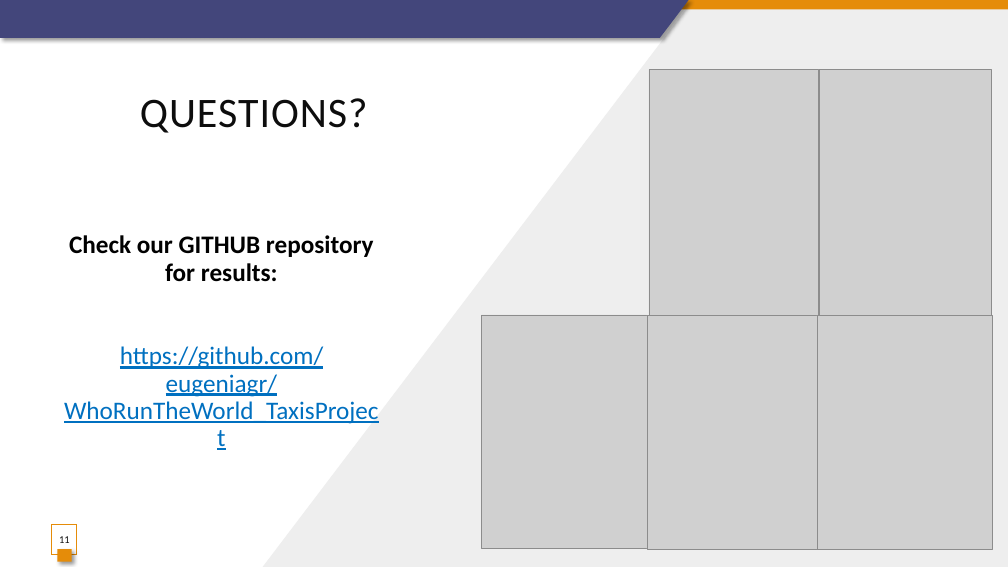
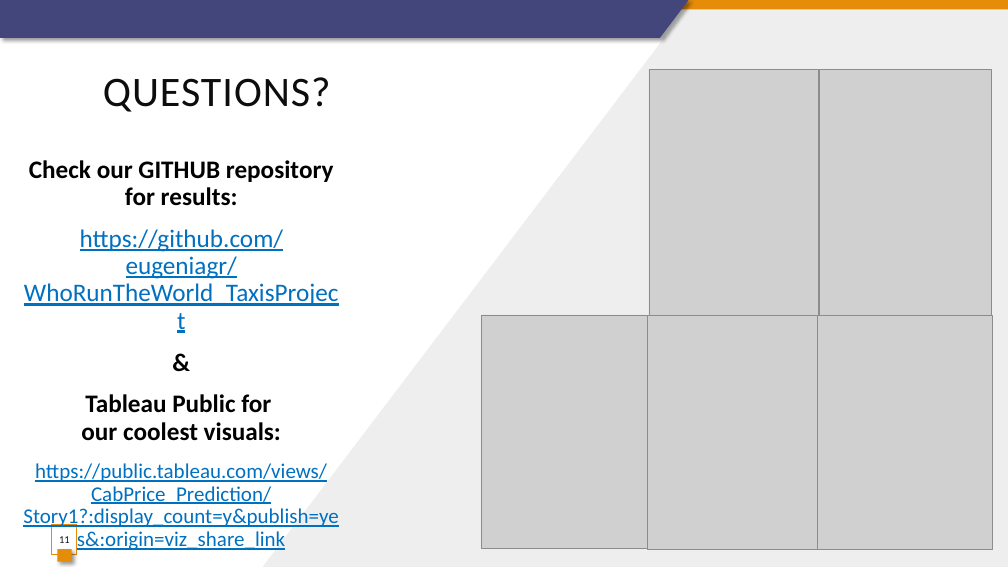
Before and after one commit to eugeniagr/WhoRunTheWorld_TaxisProject, a slide deck: slide 11 of UBER_LYFT_prices_prediction_Project_final.pptx. Drawn at 1008x567 pixels with LibreOffice and Linux fonts; fonts in the diff are those of the drawing; grey boxes stand for pictures. Boxes give left, top, right and bottom in pixels: in the first picture for what was removed or moved away, otherwise in the second. Text is boxed around its words. In the diff, an @@ line names an element or a change of style, - is before the commit and + after.

Commit message:
final presentation

```diff
--- a/UBER_LYFT_prices_prediction_Project_final.pptx
+++ b/UBER_LYFT_prices_prediction_Project_final.pptx
@@ title "QUESTIONS?": place and size @@
-title "QUESTIONS?" at box(140, 98, 368, 133)
+title "QUESTIONS?" at box(103, 77, 331, 112)
@@ text "Check our GITHUB repository for ...": place and size @@
-text "Check our GITHUB repository for ..." at box(64, 235, 379, 424)
+text "Check our GITHUB repository for ..." at box(23, 160, 339, 550)
@@ text at box(23, 394, 338, 550): paragraphs added @@
+&
+Tableau Public for
+our coolest visuals:
+https://public.tableau.com/views/CabPrice_Prediction/Story1?:display_count=y&publish=yes&:origin=viz_share_link
```
Also in this commit, not shown: 2 other slides changed.
